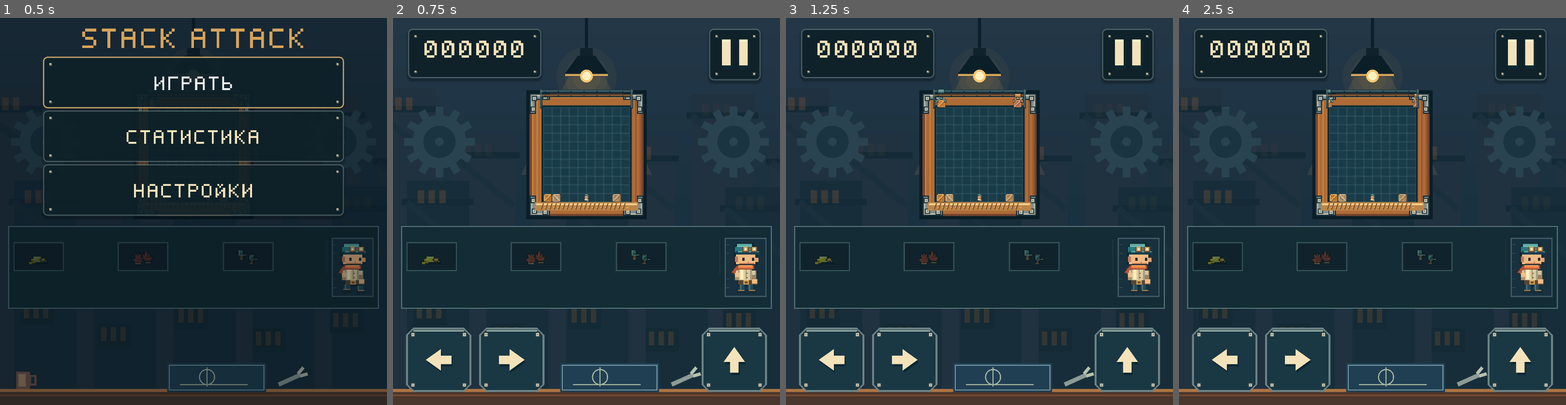
Above: before the commit, frames 1-4 (left to right).
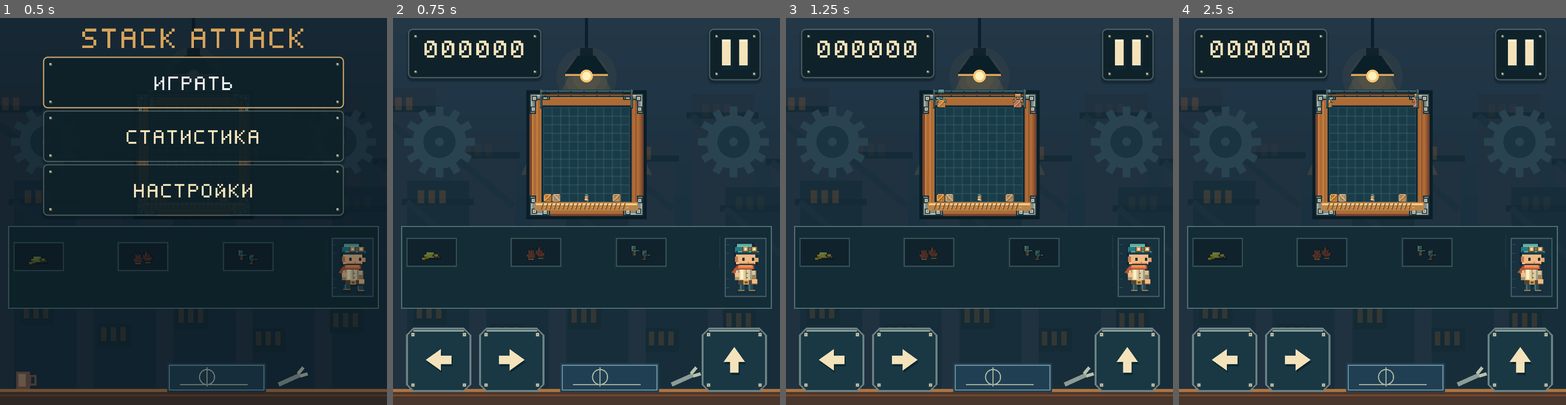
Above: after the commit, the same moments.

Repository: IlyasYOY/stack-attack
Game: Godot game, scene res://game/main.tscn
Same seed, same stepped clock (60 frames per second), same inputs: the game is played once before the commit and once after it. Sound files missing from this copy of the repository are replaced by a short silence.
Inputs (mouse positions are in pixels of both pictures, inside the frame that each line leads up to):
- Up to frame 1 (0.5 s): no input
- Up to frame 2 (0.75 s): click "Играть" at 0.5 s
- Up to frame 3 (1.25 s): no input
- Up to frame 4 (2.5 s): click (1519, 52) at 1.25 s; click "Начать заново" at 2 s

Frame 1 is identical in both runs. In frame 2, 0.8% of the frame differs, in the area x 3-71%, y 56-66%; in frame 3, 0.8%; in frame 4, 0.8%.

Commit message:
Show equipment action keys on the playing HUD
Keep the Web review build and media outside Actions for this HUD review. [skip ci]

Diff:
--- a/game/equipment_view.gd
+++ b/game/equipment_view.gd
@@ -20,6 +20,12 @@
 	"lamp_helmet": "Каска с фонарём", "spring_boots": "Пружинные ботинки",
 	"watch_cap": "Колпак часовщика", "hunting_boots": "Охотничьи сапоги",
 	"engineer_goggles": "Очки инженера", "slingshot": "Рогатка"}
+const ACTION_KEYS := {
+	"lamp_helmet": "F", "engineer_goggles": "F", "watch_cap": "F",
+	"gloves": "G", "mallet": "G", "slingshot": "G",
+	"speed_boots": "Shift", "boots": "Space", "spring_boots": "Space",
+}
+const KEY_FONT_SIZE := 10
 const CAPACITIES := StackSimulation.CAPACITIES
 const CREAM := Color("f4e3ba")
 const GOLD := Color("e7b46b")
@@ -93,6 +99,35 @@
 	label.accessibility_name = "%s · %s" % [NAMES[item], label.text]
 
 
+# Draw outside the badge's content box so the counter, meter and timer keep their space.
+static func _attach_keycap(control: Control, pickup := false) -> void:
+	var face := _style(Color("29444a"), GOLD, 0)
+	face.set_corner_radius_all(2)
+	face.border_width_bottom = 2
+	control.draw.connect(func():
+		var key: String = control.get_meta("action_key", "")
+		if key.is_empty():
+			return
+		var rect := keycap_rect(control, key, pickup)
+		control.draw_style_box(face, rect)
+		control.draw_string(StackWorldView.FONT, rect.position + Vector2(0, 10), key,
+			HORIZONTAL_ALIGNMENT_CENTER, rect.size.x, KEY_FONT_SIZE, CREAM))
+
+
+static func keycap_rect(control: Control, key: String, pickup: bool) -> Rect2:
+	var width := StackWorldView.FONT.get_string_size(key, HORIZONTAL_ALIGNMENT_LEFT, -1, KEY_FONT_SIZE).x + 6
+	var corner := control.size.round()
+	if pickup:
+		corner.y -= StackWorldView.KEYCAP_HEIGHT
+	return Rect2(corner - Vector2(width, 0), Vector2(width, StackWorldView.KEYCAP_HEIGHT))
+
+
+static func set_action_key(control: Control, key: String) -> void:
+	if control.get_meta("action_key", "") != key:
+		control.set_meta("action_key", key)
+		control.queue_redraw()
+
+
 static func build_hud(parent: Control, item: String) -> Label:
 	var plate := PanelContainer.new()
 	plate.name = item + "_hud"
@@ -103,14 +138,13 @@
 
 	var row := HBoxContainer.new()
 	row.alignment = BoxContainer.ALIGNMENT_CENTER
-	row.add_theme_constant_override("separation", 2)
+	row.add_theme_constant_override("separation", 1 if item in ["watch_cap", "spring_boots"] else 2)
 	row.mouse_filter = Control.MOUSE_FILTER_IGNORE
 	plate.add_child(row)
 	_picture(row, ICONS[item], Vector2.ONE * (15 if item in ["spring_boots", "watch_cap"] else 20))
 	if item == "watch_cap":
 		plate.draw.connect(_draw_watch_reserve.bind(plate))
 	if item == "spring_boots":
-		row.add_theme_constant_override("separation", 1)
 		var meter := Control.new()
 		meter.name = "spring_charge_meter"
 		meter.custom_minimum_size = Vector2(5, 20)
@@ -121,9 +155,11 @@
 	var count := Label.new()
 	count.name = item + "_charges"
 	count.horizontal_alignment = HORIZONTAL_ALIGNMENT_CENTER
-	count.add_theme_font_size_override("font_size", 14 if item == "watch_cap" else 16)
+	count.add_theme_font_size_override("font_size", 13 if item == "watch_cap" else 16)
 	count.mouse_filter = Control.MOUSE_FILTER_IGNORE
 	row.add_child(count)
+	if ACTION_KEYS.has(item):
+		_attach_keycap(plate)
 	plate.hide()
 	return count
 
@@ -141,6 +177,7 @@
 		plate.visible = charge_count >= 0
 		if plate.visible:
 			plate.position = world.badge_position(item, plate.size)
+			set_action_key(plate, ACTION_KEYS.get(item, "") if world.keyboard_hints and charge_count > 0 else "")
 			var remaining := str(charge_count)
 			if item == "watch_cap":
 				remaining = _watch_time_text(model.watch_cap_time)
@@ -170,6 +207,7 @@
 	parent.add_child(button)
 	button.pressed.connect(action)
 	button.draw.connect(_draw_swap.bind(button))
+	_attach_keycap(button, true)
 	return button
 
 
--- a/game/main.gd
+++ b/game/main.gd
@@ -23,6 +23,7 @@
 var sliders := {}
 var panel: PanelContainer
 var score_label: Label
+var keyboard_input := false
 var pickup_button: Button
 var found_label: Label
 var gear_counts := {}
@@ -74,6 +75,7 @@
 
 
 func _ready() -> void:
+	keyboard_input = not DisplayServer.is_touchscreen_available()
 	texture_filter = CanvasItem.TEXTURE_FILTER_NEAREST
 	if OS.has_feature("web") and OS.is_debug_build():
 		qa_enabled = bool(JavaScriptBridge.eval("new URLSearchParams(window.location.search).get('qa') === '1'"))
@@ -195,6 +197,7 @@
 	theme = _make_theme()
 	_release_controls()
 	_clear_ui()
+	world.keyboard_hints = keyboard_input and screen == "playing"
 	world.active = screen in ["playing", "paused"]
 	world.model = demo.model if _background_demo() else model
 	world._layout()
@@ -484,6 +487,8 @@
 	if item.is_empty():
 		return
 	var kind := str(item.kind)
+	var show_key := world.keyboard_hints and model.can_pick_up_item(item)
+	EQUIPMENT_VIEW.set_action_key(pickup_button, "E" if show_key else "")
 	var body := world.equipment_body
 	if world.equipment_strip.has_area():
 		var slot := world.strip_slot(kind)
@@ -503,7 +508,7 @@
 		found_label.text = EQUIPMENT_VIEW.NAMES[kind]
 	var equipped := model.equipped_in_slot(kind)
 	var action := "Обменять" if not equipped.is_empty() else "Подобрать"
-	pickup_button.tooltip_text = "%s (E) · %s · %d" % [action, found_label.text, item.charges]
+	pickup_button.tooltip_text = "%s%s · %s · %d" % [action, " (E)" if show_key else "", found_label.text, item.charges]
 	pickup_button.accessibility_name = pickup_button.tooltip_text
 
 
@@ -686,7 +691,26 @@
 	return waking
 
 
+func _track_hint_input(event: InputEvent) -> void:
+	if event.device == InputEvent.DEVICE_ID_EMULATION:
+		return
+	var keyboard := keyboard_input
+	if event is InputEventKey and event.pressed:
+		keyboard = true
+	elif event is InputEventScreenTouch and event.pressed:
+		keyboard = false
+	if keyboard == keyboard_input:
+		return
+	keyboard_input = keyboard
+	if screen == "playing":
+		world.keyboard_hints = keyboard
+		world.queue_redraw()
+		EQUIPMENT_VIEW.update_hud(gear_counts, world, spring_meter_peak if spring_meter_flash > 0.0 else 0, spring_meter_limit)
+		_update_pickup()
+
+
 func _input(event: InputEvent) -> void:
+	_track_hint_input(event)
 	if sound != null and ((event is InputEventMouseButton and event.pressed) or
 		(event is InputEventScreenTouch and event.pressed) or (event is InputEventKey and event.pressed)):
 		sound.unlock()
@@ -1127,6 +1151,12 @@
 		cargo_rects.append([cargo.position.x, cargo.position.y, cargo.size.x, cargo.size.y])
 		var trolley := world.crane_trolley_center(index)
 		trolleys.append([trolley.x, trolley.y])
+	var hints := {}
+	for item in gear_counts:
+		var plate: Control = gear_counts[item].get_parent().get_parent()
+		_qa_keycap(hints, item, plate)
+	if screen == "playing":
+		_qa_keycap(hints, "pickup", pickup_button)
 	var rail := world.crane_rail
 	var body := world.equipment_body
 	var status := {"ready": true, "screen": screen, "score": model.score,
@@ -1185,7 +1215,7 @@
 		"crane_cargo_rects": cargo_rects,
 		"crane_settings": {"speed": TUNING.crane_speed, "wait_min": TUNING.crane_wait_min,
 			"wait_max": TUNING.crane_wait_max, "margin": StackSimulation.CRANE_EDGE_MARGIN},
-		"buttons": rects, "sliders": slider_rects, "controls": input_rects,
+		"key_hints": hints, "buttons": rects, "sliders": slider_rects, "controls": input_rects,
 		"missing_menu_glyphs": _missing_menu_glyphs(),
 		"panel": _panel_snapshot(),
 		"button_modes": button_modes,
@@ -1204,6 +1234,17 @@
 			"music_muted": AudioServer.is_bus_mute(AudioServer.get_bus_index("Music")),
 			"effects_muted": AudioServer.is_bus_mute(AudioServer.get_bus_index("Effects"))}}
 	JavaScriptBridge.eval("window.stackAttackState = " + JSON.stringify(status))
+
+
+func _qa_keycap(hints: Dictionary, id: String, control: Control) -> void:
+	var key: String = control.get_meta("action_key", "")
+	if key.is_empty() or not control.is_visible_in_tree():
+		return
+	var owner_rect := control.get_global_rect()
+	var rect := EQUIPMENT_VIEW.keycap_rect(control, key, id == "pickup")
+	rect.position += owner_rect.position
+	hints[id] = {"key": key, "rect": [rect.position.x, rect.position.y, rect.size.x, rect.size.y],
+		"owner": [owner_rect.position.x, owner_rect.position.y, owner_rect.size.x, owner_rect.size.y]}
 
 
 func _gear_hud_snapshot(count: Label) -> Dictionary:
--- a/game/simulation.gd
+++ b/game/simulation.gd
@@ -505,14 +505,17 @@
 	return ""
 
 
+func can_pick_up_item(item: Dictionary) -> bool:
+	# The pending steel step owns the equipped hands until it settles.
+	return not item.is_empty() and (item.kind not in SLOTS.hands or
+		not crates.any(func(crate: Dictionary) -> bool: return crate.has("metal_push")))
+
+
 func pick_up_nearest() -> String:
 	var item := nearest_item()
-	if item.is_empty():
+	if not can_pick_up_item(item):
 		return ""
 	var kind := str(item.kind)
-	# The pending steel step owns the equipped hands until it settles.
-	if kind in SLOTS.hands and crates.any(func(crate: Dictionary) -> bool: return crate.has("metal_push")):
-		return ""
 	var charges := int(item.charges)
 	var progress := float(item.progress)
 	var old := equipped_in_slot(kind)
--- a/game/world_view.gd
+++ b/game/world_view.gd
@@ -16,6 +16,7 @@
 var pressed_actions: Array[String] = []
 var line_caption := ""
 var caption_life := 0.0
+var keyboard_hints := false
 var equipment_body := Rect2()
 var equipment_strip := Rect2()
 var crush_progress := -1.0
@@ -83,6 +84,7 @@
 const WAREHOUSE_FRAME := 13.0
 const BADGE_WIDTH := 46.0
 const BADGE_HEIGHT := 26.0
+const KEYCAP_HEIGHT := 14.0
 const STRIP_HEIGHT := 76.0
 const SWAP_SIZE := 48.0
 const GRAB_ICONS: Texture2D = preload("res://art/glove_controls.png")
@@ -204,7 +206,9 @@
 
 func slot_height(kind: String) -> float:
 	var center := equipment_body.position.y + equipment_body.size.y * 0.54
-	var spacing := maxf(BADGE_HEIGHT + 4, equipment_body.size.y * 0.38)
+	var hint_height := KEYCAP_HEIGHT if keyboard_hints else 0.0
+	center -= hint_height * 0.5
+	var spacing := maxf(BADGE_HEIGHT + hint_height + 4, equipment_body.size.y * 0.38)
 	if kind in StackSimulation.SLOTS.head:
 		return roundf(center - spacing)
 	if kind in StackSimulation.SLOTS.feet:
@@ -219,7 +223,8 @@
 	elif kind in StackSimulation.SLOTS.feet:
 		index = 2
 	var width := (equipment_body.position.x - equipment_strip.position.x - 12) / 3.0
-	return Rect2(equipment_strip.position + Vector2(4 + index * width, 4), Vector2(width, SWAP_SIZE))
+	return Rect2(equipment_strip.position + Vector2(4 + index * width, 0 if keyboard_hints else 4),
+		Vector2(width, SWAP_SIZE))
 
 
 func badge_position(kind: String, plate_size: Vector2) -> Vector2:
@@ -230,7 +235,7 @@
 
 
 func equipment_bottom() -> float:
-	return maxf(equipment_body.end.y, slot_height("boots") + BADGE_HEIGHT * 0.5)
+	return maxf(equipment_body.end.y, slot_height("boots") + BADGE_HEIGHT * 0.5 + (KEYCAP_HEIGHT if keyboard_hints else 0.0))
 
 
 func animate(delta: float) -> void:
--- a/tests/test_workshop_release.gd
+++ b/tests/test_workshop_release.gd
@@ -183,11 +183,13 @@
 	game.crates.erase(stop)
 	game.advance(STEP, 1)
 	var offered := game.add_ground_item("slingshot", game.player.x + 0.28, 11)
+	check.call(not game.can_pick_up_item(game.nearest_item()), "A locked hand exchange has no pickup hint")
 	check.call(game.pick_up_nearest().is_empty() and offered.kind == "slingshot",
 		"A pending steel step keeps ownership of the hands")
 	game.advance(0.34, 0)
 	check.call(is_equal_approx(crate.x, 4.0) and game.strong_arms_charges == 1,
 		"One completed metal move spends one charge")
+	check.call(game.can_pick_up_item(game.nearest_item()), "The pickup hint returns when hands are available")
 	check.call(game.pick_up_nearest() == "slingshot" and offered.kind == "strong_arms" and offered.charges == 1,
 		"Hands can be exchanged as soon as the steel step settles")
 	game.ground_items.clear()
